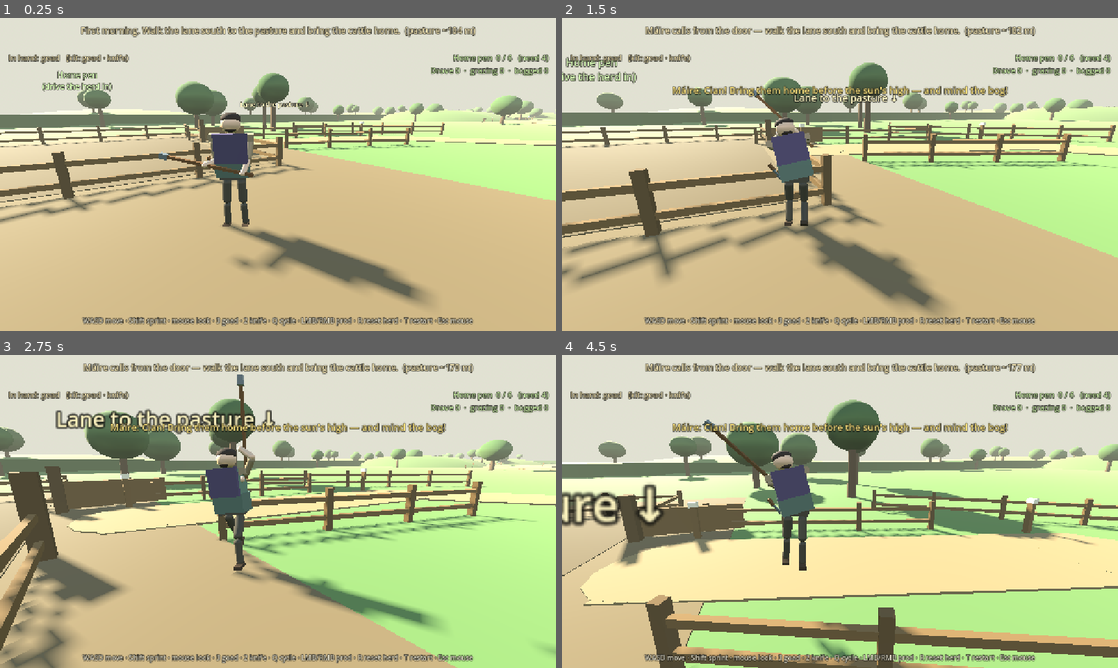
Above: before the commit, frames 1-4 (two rows, left to right).
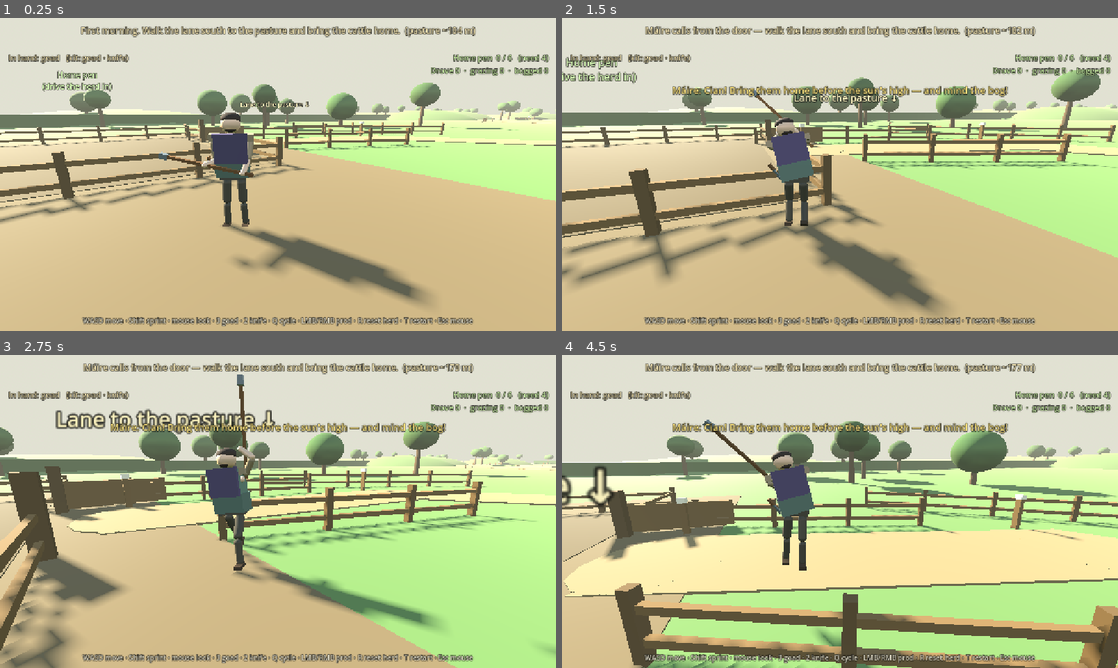
Above: after the commit, the same moments.

Repository: fortins4/devPlayground
Game: Godot game, scene res://scenes/prologue/opening_cattle_drive.tscn
Same seed, same stepped clock (60 frames per second), same inputs: the game is played once before the commit and once after it. This scene is started directly instead of the project's main scene.
Inputs (mouse positions are in pixels of both pictures, inside the frame that each line leads up to):
- Up to frame 1 (0.25 s): no input
- Up to frame 2 (1.5 s): tap Enter at 0.5 s; move the mouse to (867, 174) at 0.52 s; hold Right mouse button (attack_heavy) 0.53-1.28 s; hold W (move_forward) from 0.53 s (still down); click (867, 174) at 0.67 s; tap Space (jump) at 0.77 s; move the mouse to (812, 174) at 1.27 s; click (812, 174) at 1.35 s
- Up to frame 3 (2.75 s): keep holding W (move_forward); tap Space (jump) at 1.52 s; move the mouse to (289, 505) at 2.02 s; hold H (band_toggle) from 2.03 s (still down)
- Up to frame 4 (4.5 s): keep holding W (move_forward); move the mouse to (834, 517) at 2.77 s; release H (band_toggle) at 2.78 s; tap Ctrl (crouch) at 2.85 s; click (834, 517) at 2.92 s; tap Space (jump) at 3.02, 3.77 s; move the mouse to (878, 514) at 3.52 s; hold Q (cycle_weapon) 3.53-4.28 s; move the mouse to (795, 508) at 4.27 s; tap E (interact) at 4.35 s

The runs differ from the first frame. In frame 1, 3.3% of the frame differs, in the area x 12-100%, y 17-38%; in frame 2, 3.9%; in frame 3, 4.8%; in frame 4, 32%, in the area x 0-100%, y 14-100%.

Commit message:
fix(prologue): block house↔pasture LOS and unclip hill props
Add a west-of-lane LOS screen knoll plus thick hedge ridges and taller
pasture bank lips so yard/house cannot see the herd hollow (and vice
versa). Nudge BogZone east; skip trees, reeds, bog-cotton, and bend
rails that would sit inside knoll volumes. Keep winding saddle lane
and hill walk collision.

Diff:
--- a/scenes/prologue/opening_cattle_drive.tscn
+++ b/scenes/prologue/opening_cattle_drive.tscn
@@ -33,7 +33,7 @@
 size = Vector3(12.6, 2.4, 10.6)
 
 [sub_resource type="BoxShape3D" id="Shape_bog"]
-size = Vector3(22, 2, 22)
+size = Vector3(20, 2, 20)
 
 [sub_resource type="BoxShape3D" id="Shape_pasture"]
 size = Vector3(40, 2.4, 28)
@@ -92,7 +92,7 @@
 shape = SubResource("Shape_home")
 
 [node name="BogZone" type="Area3D" parent="."]
-transform = Transform3D(1, 0, 0, 0, 1, 0, 0, 0, 1, 28, 1, 118)
+transform = Transform3D(1, 0, 0, 0, 1, 0, 0, 0, 1, 34, 1, 118)
 collision_layer = 0
 collision_mask = 1
 monitorable = false
--- a/scripts/prologue/opening_farm_greybox.gd
+++ b/scripts/prologue/opening_farm_greybox.gd
@@ -45,6 +45,7 @@
 
 var _mats: Dictionary = {}
 var _gen: Node3D = null
+var _hill_defs: Array = []  # {c,r,scl} for clip/LOS helpers
 
 
 func _ready() -> void:
@@ -59,14 +60,15 @@
 	_gen = Node3D.new()
 	_gen.name = GEN_NAME
 	add_child(_gen)  # no owner on purpose → never saved into the scene file
+	_hill_defs.clear()
 	var path := _path_points()
 	_build_ground()
 	_build_farmstead()
 	_build_home_pen()
+	_build_secluding_hills()  # before bog/trees/lane so clip filters see knolls
 	_build_lane(path)
 	_build_pasture()
 	_build_bog()
-	_build_secluding_hills()
 	_build_edges()
 	_build_ringfort(Vector3(-78.0, 0.0, 42.0), 16.0)
 	_build_trees(path)
@@ -199,6 +201,8 @@
 		outer = outer.normalized()
 		var along := Vector3(-outer.z, 0.0, outer.x)
 		var c := p + outer * (LANE_WIDTH * 0.5 + 1.8)
+		if _on_hill(c, 0.5) or _on_hill(c - along * 5.0, 0.5) or _on_hill(c + along * 5.0, 0.5):
+			continue  # keep wattle off knoll volumes
 		_rail(c - along * 7.0, c + along * 7.0)
 
 
@@ -224,7 +228,7 @@
 
 
 func _build_bog() -> void:
-	var box := _zone_box(bog_zone_path, Vector3(28.0, 1.0, 118.0), Vector3(22.0, 2.0, 22.0))
+	var box := _zone_box(bog_zone_path, Vector3(34.0, 1.0, 118.0), Vector3(20.0, 2.0, 20.0))
 	var c := box.get_center()
 	_mesh_box(_gen, Vector3(c.x, 0.03, c.z), Vector3(box.size.x, 0.05, box.size.z), C_BOG)
 	var rng := RandomNumberGenerator.new()
@@ -232,21 +236,27 @@
 	for i in 7:
 		var px := rng.randf_range(box.position.x + 2.0, box.end.x - 2.0)
 		var pz := rng.randf_range(box.position.z + 2.0, box.end.z - 2.0)
+		if _on_hill(Vector3(px, 0.0, pz), 0.35):
+			continue
 		var pool := _mesh_cyl(_gen, Vector3(px, 0.06, pz), 1.0, 1.0, 0.03, C_BOG_WATER)
 		pool.scale = Vector3(rng.randf_range(1.0, 2.4), 1.0, rng.randf_range(0.8, 1.8))
 	for i in 46:
 		var px := rng.randf_range(box.position.x, box.end.x)
 		var pz := rng.randf_range(box.position.z, box.end.z)
+		if _on_hill(Vector3(px, 0.0, pz), 0.35):
+			continue
 		var h := rng.randf_range(0.6, 1.3)
 		_mesh_box(_gen, Vector3(px, h * 0.5, pz), Vector3(0.08, h, 0.08), C_REED)
 	# Bog-cotton tufts.
 	for i in 18:
 		var px := rng.randf_range(box.position.x, box.end.x)
 		var pz := rng.randf_range(box.position.z, box.end.z)
+		if _on_hill(Vector3(px, 0.0, pz), 0.35):
+			continue
 		_mesh_sphere(_gen, Vector3(px, 0.35, pz), 0.12, C_STAKE_TOP)
-	# Extra visual bog patches kept west of the winding lane (no Area3D — LOS + pastoral read).
-	_build_bog_patch(Vector3(-22.0, 0.0, 108.0), Vector3(20.0, 2.0, 16.0), 5521)
-	_build_bog_patch(Vector3(-42.0, 0.0, 154.0), Vector3(20.0, 2.0, 16.0), 7733)
+	# Extra visual bog patches on clear ground west of the lane (avoid knoll volumes).
+	_build_bog_patch(Vector3(-10.0, 0.0, 100.0), Vector3(14.0, 2.0, 10.0), 5521)
+	_build_bog_patch(Vector3(-55.0, 0.0, 160.0), Vector3(18.0, 2.0, 14.0), 7733)
 
 
 func _build_bog_patch(center: Vector3, size: Vector3, seed_val: int) -> void:
@@ -258,41 +268,53 @@
 	for i in 5:
 		var px := rng.randf_range(box.position.x + 2.0, box.end.x - 2.0)
 		var pz := rng.randf_range(box.position.z + 2.0, box.end.z - 2.0)
+		if _on_hill(Vector3(px, 0.0, pz), 0.35):
+			continue
 		var pool := _mesh_cyl(_gen, Vector3(px, 0.06, pz), 1.0, 1.0, 0.03, C_BOG_WATER)
 		pool.scale = Vector3(rng.randf_range(1.0, 2.2), 1.0, rng.randf_range(0.8, 1.7))
 	for i in 28:
 		var px := rng.randf_range(box.position.x, box.end.x)
 		var pz := rng.randf_range(box.position.z, box.end.z)
+		if _on_hill(Vector3(px, 0.0, pz), 0.35):
+			continue
 		var h := rng.randf_range(0.55, 1.2)
 		_mesh_box(_gen, Vector3(px, h * 0.5, pz), Vector3(0.08, h, 0.08), C_REED)
 	for i in 10:
 		var px := rng.randf_range(box.position.x, box.end.x)
 		var pz := rng.randf_range(box.position.z, box.end.z)
+		if _on_hill(Vector3(px, 0.0, pz), 0.35):
+			continue
 		_mesh_sphere(_gen, Vector3(px, 0.35, pz), 0.12, C_STAKE_TOP)
 
 
 func _build_secluding_hills() -> void:
-	## Low rolling knolls between farmhouse and secluded pasture, spaced so the lane can
-	## snake through clear saddles. Each hill has walk collision so you cannot phase through.
-	# Near ridge: west + east knolls with a wide saddle (~x 0–12 at z≈90).
-	_hill(Vector3(-28.0, 0.0, 86.0), 18.0, Vector3(1.35, 0.48, 1.15), C_BANK.lightened(0.08))
-	_hill(Vector3(30.0, 0.0, 98.0), 18.0, Vector3(1.3, 0.46, 1.1), C_GRASS.darkened(0.06))
-	# Soft mid-west knoll (deepens seclusion; sits west of the lane).
-	_hill(Vector3(-42.0, 0.0, 114.0), 16.0, Vector3(1.25, 0.4, 1.1), C_BANK)
-	# Mid ridge: west + east knolls with a saddle near x≈4–12 at z≈130–142.
-	_hill(Vector3(-34.0, 0.0, 142.0), 20.0, Vector3(1.3, 0.5, 1.15), C_GRASS.darkened(0.05))
-	_hill(Vector3(32.0, 0.0, 128.0), 18.0, Vector3(1.3, 0.46, 1.1), C_BANK.lightened(0.05))
+	## Knolls spaced for saddle lane + stacked to kill house↔pasture LOS. Walk collision on each.
+	# Near ridge (west/east) — saddle near x≈0–12 at z≈90.
+	_hill(Vector3(-30.0, 0.0, 82.0), 17.0, Vector3(1.35, 0.55, 1.2), C_BANK.lightened(0.08))
+	_hill(Vector3(34.0, 0.0, 102.0), 16.0, Vector3(1.25, 0.52, 1.1), C_GRASS.darkened(0.06))
+	# West-of-lane LOS screen between near and mid ridges (keeps yard from seeing the hollow).
+	_hill(Vector3(-26.0, 0.0, 120.0), 14.0, Vector3(1.25, 0.68, 1.2), C_BANK)
+	_hill(Vector3(-46.0, 0.0, 110.0), 15.0, Vector3(1.2, 0.48, 1.1), C_HEDGE.lightened(0.12))
+	# Mid ridge — saddle near x≈4–12 at z≈130–142.
+	_hill(Vector3(-38.0, 0.0, 150.0), 19.0, Vector3(1.3, 0.65, 1.25), C_GRASS.darkened(0.05))
+	_hill(Vector3(36.0, 0.0, 132.0), 16.0, Vector3(1.25, 0.52, 1.1), C_BANK.lightened(0.05))
 	# Flanking knolls tuck the pasture hollow; mouth approach stays clear.
-	_hill(Vector3(16.0, 0.0, 176.0), 16.0, Vector3(1.25, 0.42, 1.2), C_BANK)
-	_hill(Vector3(-50.0, 0.0, 188.0), 18.0, Vector3(1.35, 0.4, 1.15), C_GRASS.darkened(0.04))
-	# Soft bank lips so the pasture floor reads as a hollow.
-	_mesh_box(_gen, Vector3(-25.0, 0.55, 176.0), Vector3(36.0, 1.1, 2.4), C_BANK)
-	_mesh_box(_gen, Vector3(-8.0, 0.7, 192.0), Vector3(2.2, 1.4, 24.0), C_HEDGE)
-	_mesh_box(_gen, Vector3(-42.0, 0.7, 192.0), Vector3(2.2, 1.4, 24.0), C_HEDGE)
+	_hill(Vector3(18.0, 0.0, 178.0), 15.0, Vector3(1.2, 0.5, 1.2), C_BANK)
+	_hill(Vector3(-52.0, 0.0, 190.0), 17.0, Vector3(1.35, 0.48, 1.15), C_GRASS.darkened(0.04))
+	# Hedge ridges west of the boreen — thick screens that kill elevated yard LOS
+	# while leaving the saddle lane (x ≳ -2) open.
+	_solid_box(_gen, Vector3(-20.0, 1.6, 106.0), Vector3(34.0, 3.2, 4.5), C_HEDGE)
+	_solid_box(_gen, Vector3(-22.0, 1.6, 134.0), Vector3(36.0, 3.2, 4.5), C_HEDGE)
+	_solid_box(_gen, Vector3(-24.0, 1.5, 156.0), Vector3(32.0, 3.0, 3.6), C_HEDGE)
+	# Tall bank lips so the pasture floor reads as a hollow and hides the house looking north.
+	_solid_box(_gen, Vector3(-25.0, 1.3, 176.0), Vector3(36.0, 2.6, 2.6), C_BANK)
+	_solid_box(_gen, Vector3(-8.0, 1.2, 192.0), Vector3(2.4, 2.4, 24.0), C_HEDGE)
+	_solid_box(_gen, Vector3(-42.0, 1.2, 192.0), Vector3(2.4, 2.4, 24.0), C_HEDGE)
 
 
 func _hill(center: Vector3, radius: float, scl: Vector3, color: Color) -> void:
 	# Sphere sunk below grade then scaled flat — crest height ≈ radius * scl.y * 0.45.
+	_hill_defs.append({"c": center, "r": radius, "scl": scl})
 	var sink := radius * scl.y * 0.55
 	var mesh_pos := center + Vector3(0.0, -sink, 0.0)
 	var s := _mesh_sphere(_gen, mesh_pos, radius, color)
@@ -327,7 +349,7 @@
 	# North hedge behind the farmstead.
 	_solid_box(_gen, Vector3(0.0, 0.9, -14.0), Vector3(70.0, 1.8, 1.4), C_HEDGE)
 	# Short ditch along the bog's lane side (visual cue: "wet ground starts here").
-	var box := _zone_box(bog_zone_path, Vector3(28.0, 1.0, 118.0), Vector3(22.0, 2.0, 22.0))
+	var box := _zone_box(bog_zone_path, Vector3(34.0, 1.0, 118.0), Vector3(20.0, 2.0, 20.0))
 	_mesh_box(_gen, Vector3(box.position.x - 0.6, 0.025, box.get_center().z), Vector3(1.0, 0.05, box.size.z + 2.0), C_DITCH)
 
 
@@ -363,12 +385,14 @@
 			continue
 		if p.x > -18.0 and p.x < 20.0 and p.z > -10.0 and p.z < 18.0:
 			continue  # farmstead
-		var bog := _zone_box(bog_zone_path, Vector3(28.0, 1.0, 118.0), Vector3(22.0, 2.0, 22.0)).grow(1.0)
+		var bog := _zone_box(bog_zone_path, Vector3(34.0, 1.0, 118.0), Vector3(20.0, 2.0, 20.0)).grow(1.0)
 		var pas := _zone_box(pasture_zone_path, Vector3(-25.0, 1.0, 192.0), Vector3(40.0, 2.0, 28.0)).grow(1.0)
 		if _in_xz(bog, p) or _in_xz(pas, p):
 			continue
 		if p.distance_to(Vector3(-78, 0, 42)) < 22.0:
 			continue
+		if _on_hill(p, 0.35):
+			continue  # sit trees beside knolls, not through them
 		var h := rng.randf_range(3.5, 6.0)
 		_mesh_cyl(_gen, p + Vector3(0, h * 0.4, 0), 0.22, 0.3, h * 0.8, C_TRUNK)
 		var crown := _mesh_sphere(_gen, p + Vector3(0, h * 0.85, 0), rng.randf_range(1.6, 2.6), C_CANOPY.darkened(rng.randf_range(0.0, 0.15)))
@@ -383,7 +407,7 @@
 	_label(home.get_center() + Vector3(0, 2.0, 0), "Home pen\n(drive the herd in)", 34, Color(0.7, 0.92, 0.55))
 	var pas := _zone_box(pasture_zone_path, Vector3(-25.0, 1.0, 192.0), Vector3(40.0, 2.0, 28.0))
 	_label(pas.get_center() + Vector3(0, 4.5, -6.0), "Secluded pasture", 46, Color(0.85, 0.95, 0.7))
-	var bog := _zone_box(bog_zone_path, Vector3(28.0, 1.0, 118.0), Vector3(22.0, 2.0, 22.0))
+	var bog := _zone_box(bog_zone_path, Vector3(34.0, 1.0, 118.0), Vector3(20.0, 2.0, 20.0))
 	_label(bog.get_center() + Vector3(0, 2.6, 0), "Bog edge — cattle bog down here", 34, Color(0.75, 0.85, 0.6))
 	_label(Vector3(-27.0, 2.4, 40.0), "Ditch (farm edge)", 30, Color(0.7, 0.8, 0.6))
 	if path.size() >= 2:
@@ -391,6 +415,28 @@
 
 
 # ---------------------------------------------------------------- helpers
+
+
+func _hill_surface_y(p: Vector3) -> float:
+	## Approximate mound height above grade at xz (0 if off every knoll).
+	var best := 0.0
+	for h in _hill_defs:
+		var c: Vector3 = h["c"]
+		var r: float = h["r"]
+		var scl: Vector3 = h["scl"]
+		var sink := r * scl.y * 0.55
+		var rem := 1.0 - pow((p.x - c.x) / (r * scl.x), 2.0) - pow((p.z - c.z) / (r * scl.z), 2.0)
+		if rem <= 0.0:
+			continue
+		var y_surf := -sink + (r * scl.y) * sqrt(rem)
+		if y_surf > best:
+			best = y_surf
+	return best
+
+
+func _on_hill(p: Vector3, thr: float = 0.4) -> bool:
+	return _hill_surface_y(p) > thr
+
 
 func _near_lane(p: Vector3, path: Array[Vector3], dist: float) -> bool:
 	for i in path.size() - 1:
